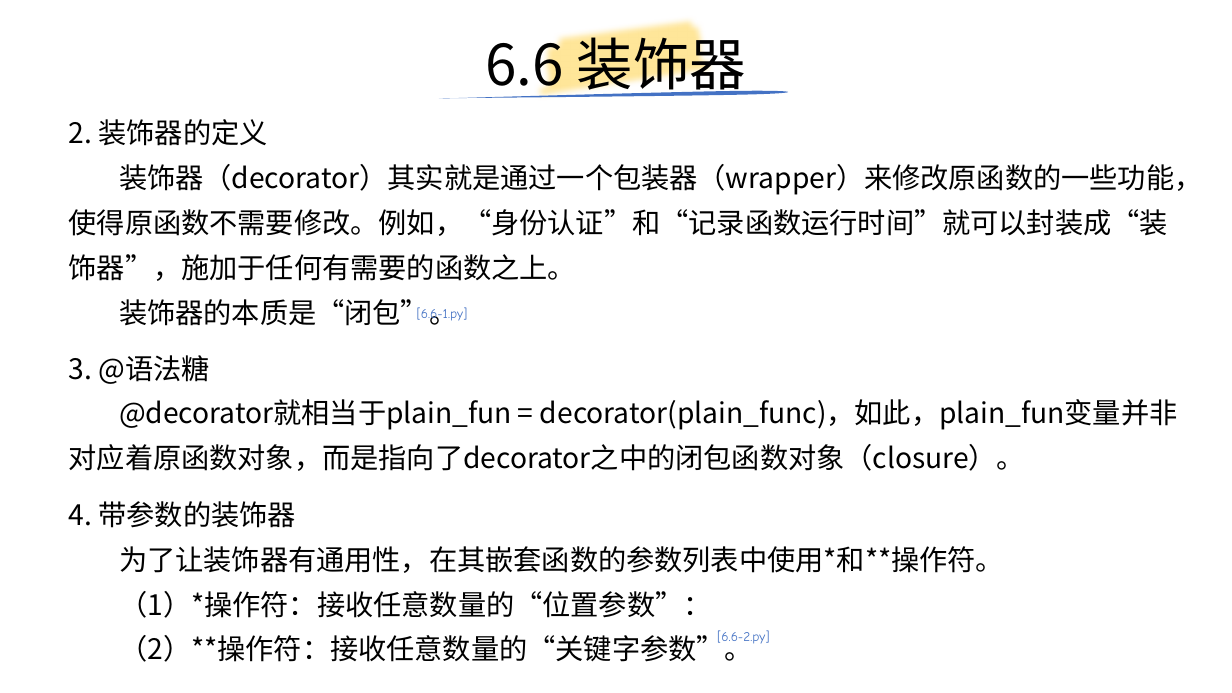
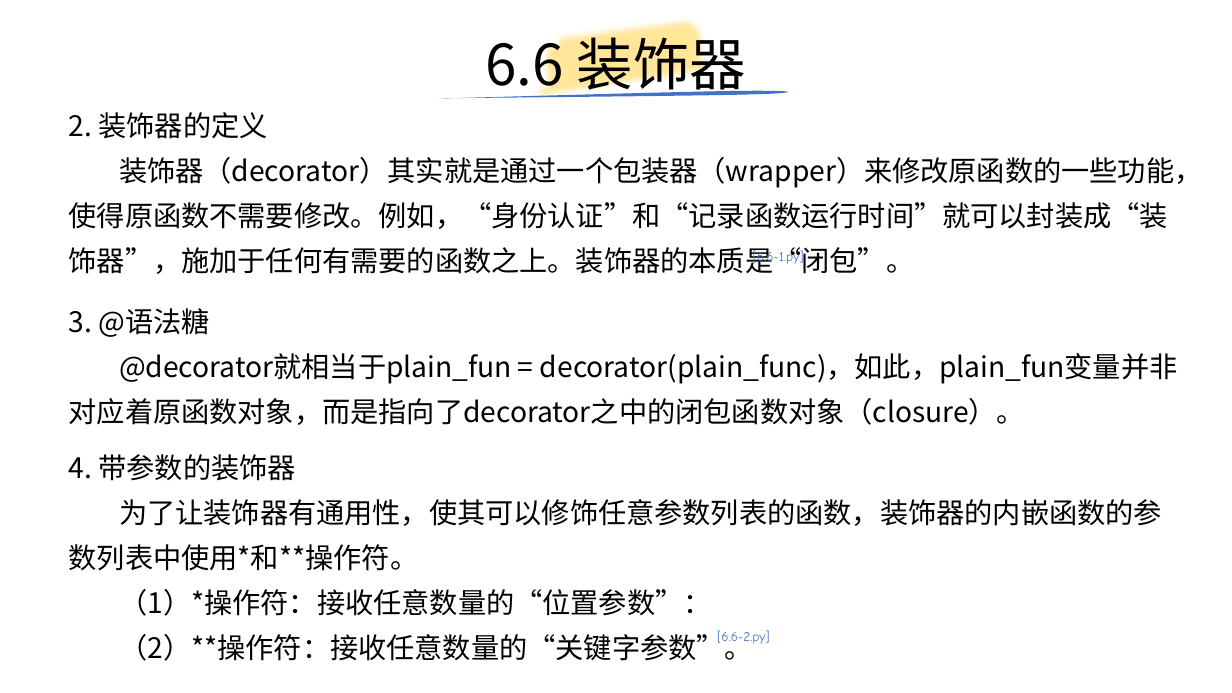
Before and after one commit to yiwenliu/CorePython, a slide deck: slide 56 of PPT/CorePython.pptx. Drawn at 1232x693 pixels with LibreOffice and Linux fonts; fonts in the diff are those of the drawing. Boxes give left, top, right and bottom in pixels: in the first picture for what was removed or moved away, otherwise in the second. Text is boxed around its words. In the diff, an @@ line names an element or a change of style, - is before the commit and + after.

```diff
--- a/PPT/CorePython.pptx
+++ b/PPT/CorePython.pptx
@@ text "2. 装饰器的定义": place and size @@
-text "2. 装饰器的定义" at box(69, 119, 1202, 326)
+text "2. 装饰器的定义" at box(69, 112, 1202, 274)
@@ text at box(69, 157, 1202, 274): text changed @@
-装饰器（decorator）其实就是通过一个包装器（wrapper）来修改原函数的一些功能，使得原函数不需要修改。例如，“身份认证”和“记录函数运行时间”就可以封装成“装饰器”，施加于任何有需要的函数之上。
-装饰器的本质是“闭包”。
+装饰器（decorator）其实就是通过一个包装器（wrapper）来修改原函数的一些功能，使得原函数不需要修改。例如，“身份认证”和“记录函数运行时间”就可以封装成“装饰器”，施加于任何有需要的函数之上。装饰器的本质是“闭包”。
@@ text "[6.6-1.py]": place and size @@
-text "[6.6-1.py]" at box(417, 307, 468, 323)
+text "[6.6-1.py]" at box(753, 250, 804, 267)
@@ text "3. @语法糖": place and size @@
-text "3. @语法糖" at box(69, 355, 1178, 471)
+text "3. @语法糖" at box(69, 308, 1178, 425)
@@ text "4. 带参数的装饰器": place and size @@
-text "4. 带参数的装饰器" at box(69, 501, 1004, 662)
+text "4. 带参数的装饰器" at box(69, 454, 1162, 661)
@@ text at box(69, 499, 1162, 571): text changed @@
-为了让装饰器有通用性，在其嵌套函数的参数列表中使用*和**操作符。
+为了让装饰器有通用性，使其可以修饰任意参数列表的函数，装饰器的内嵌函数的参数列表中使用*和**操作符。
```
Also in this commit, not shown: 6 other slides changed, 17 slides added, 6 other files.
